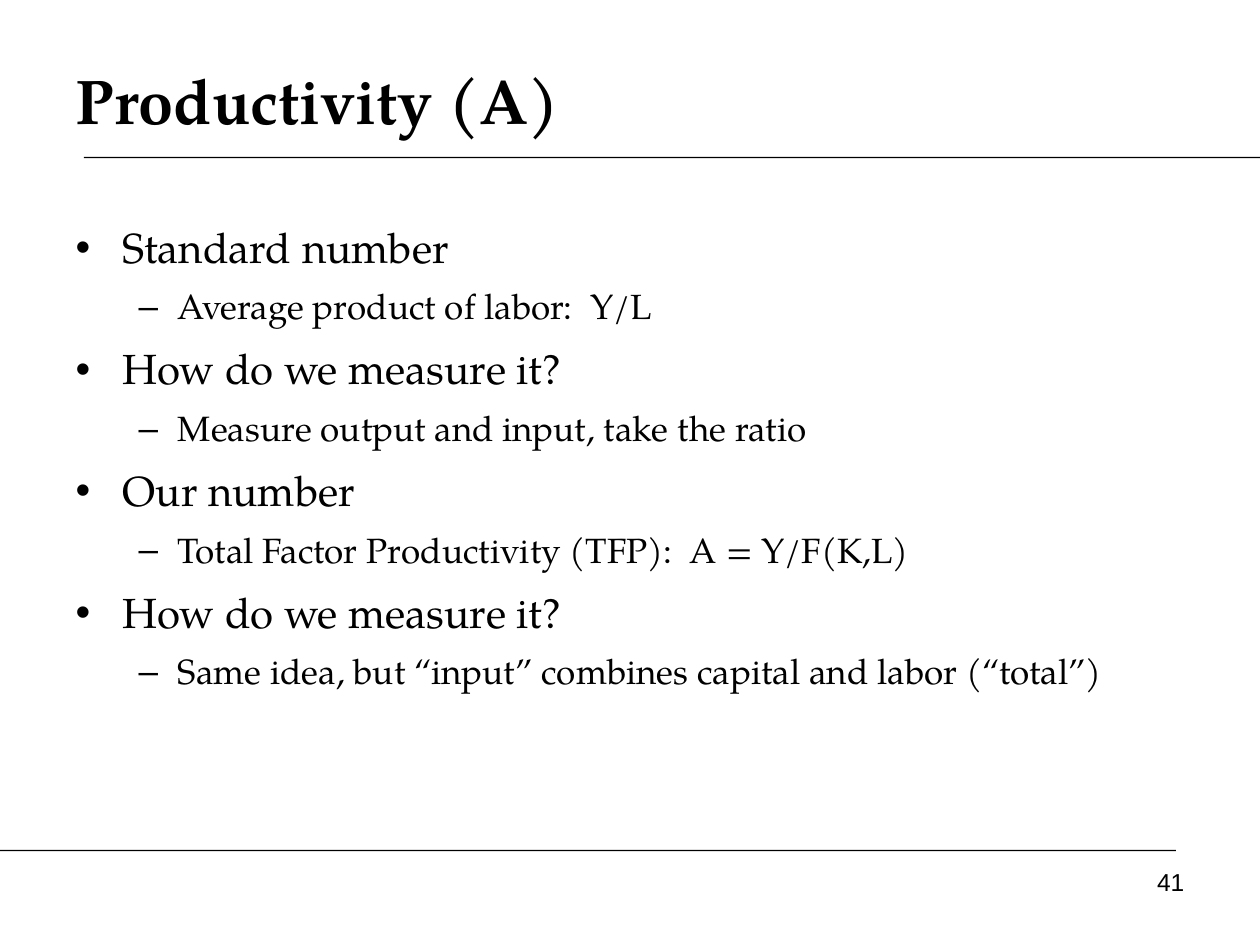
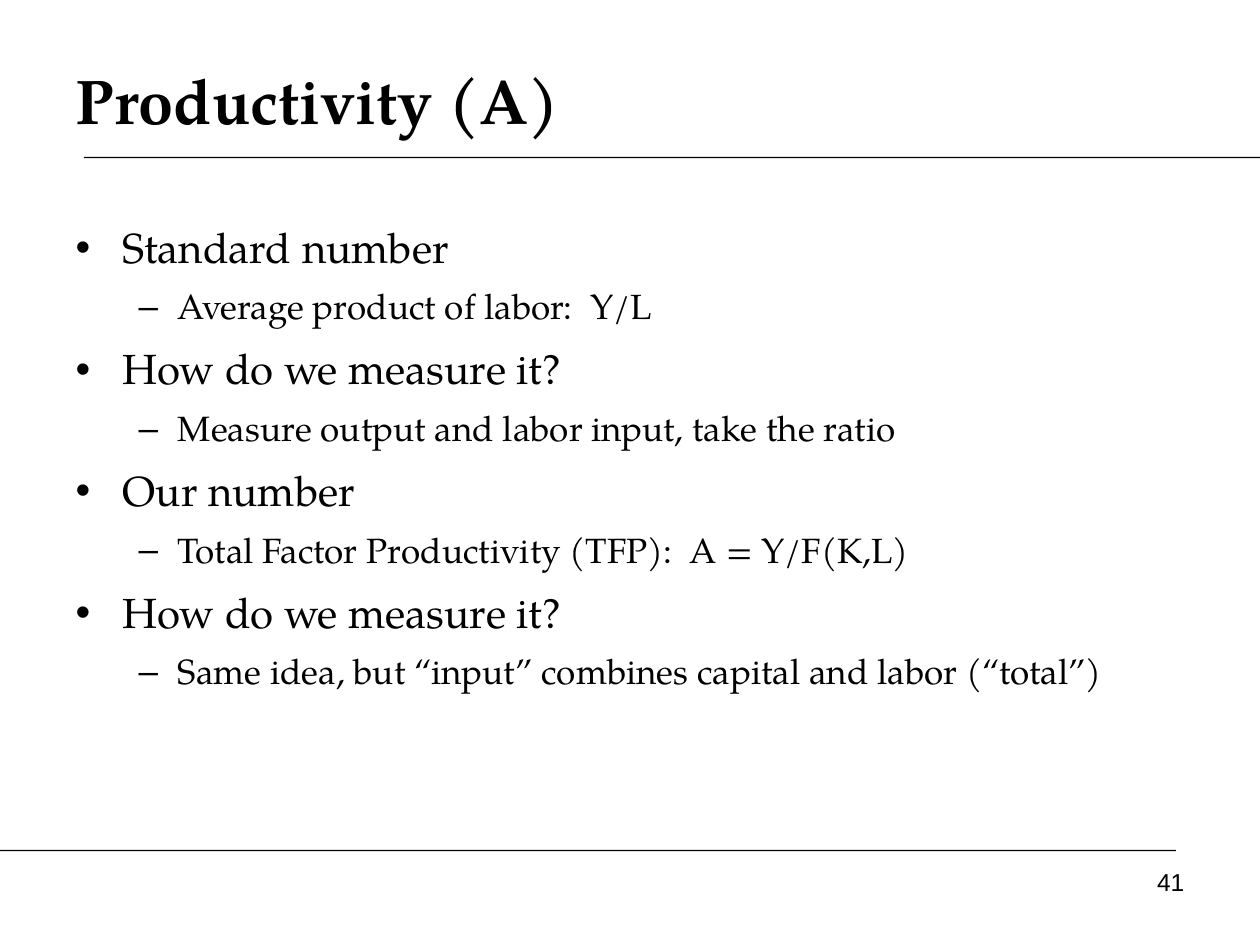
Before and after one commit to DaveBackus/Global_Economy, a slide deck: slide 41 of Slides/slides_growth1_f14.pptx. Drawn at 1260x945 pixels with LibreOffice and Linux fonts; fonts in the diff are those of the drawing. Boxes give left, top, right and bottom in pixels: in the first picture for what was removed or moved away, otherwise in the second. Text is boxed around its words. In the diff, an @@ line names an element or a change of style, - is before the commit and + after.

```diff
--- a/Slides/slides_growth1_f14.pptx
+++ b/Slides/slides_growth1_f14.pptx
@@ text at (178,415,895,451): text changed @@
-  – Measure output and input, take the ratio
+  – Measure output and labor input, take the ratio
```
Also in this commit, not shown: 9 other slides changed, 2 slides added, 4 other files.
